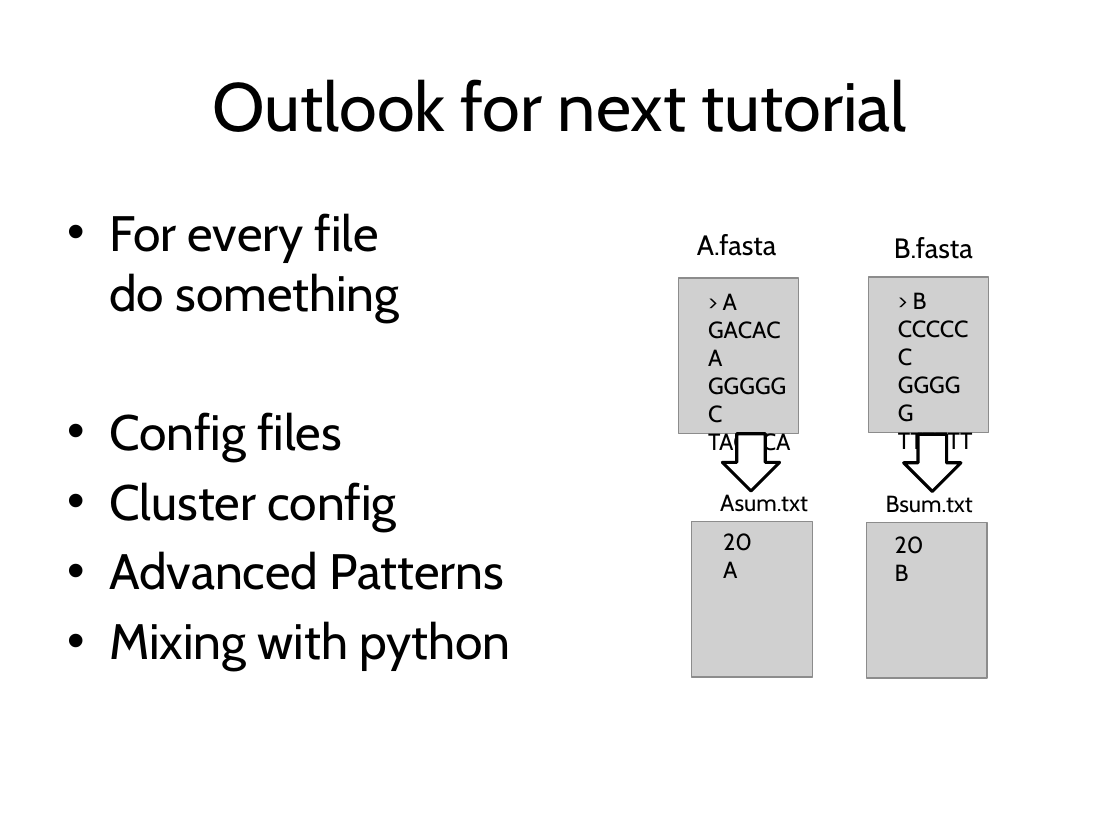
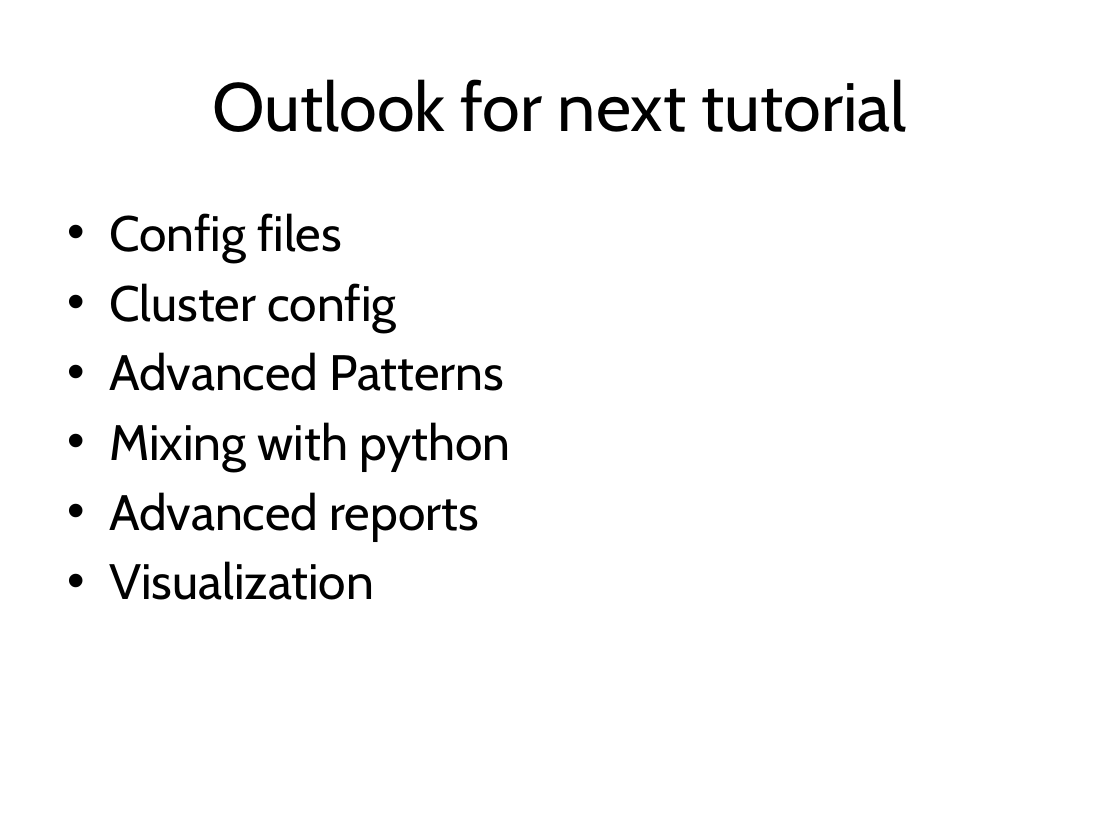
Before and after one commit to tobyhodges/siakemake-tutorial, a slide deck: slide 38 of 01-Snakemake-introduction.pptx (slide 29 before the commit). Drawn at 1120x840 pixels with LibreOffice and Linux fonts; fonts in the diff are those of the drawing; grey boxes stand for pictures; background and template pictures are left out. Boxes give left, top, right and bottom in pixels: in the first picture for what was removed or moved away, otherwise in the second. Text is boxed around its words. In the diff, an @@ line names an element or a change of style, - is before the commit and + after.

```diff
--- a/01-Snakemake-introduction.pptx
+++ b/01-Snakemake-introduction.pptx
@@ text at (109, 213, 399, 321): paragraph removed @@
-• For every file
-  do something
@@ text at (109, 492, 479, 600): paragraphs added @@
+• Advanced reports
+• Visualization
@@ group removed at (679, 234, 988, 679): 8 texts, 4 pictures, 2 right arrows @@
-> A
-GACACA
-GGGGGC
-TACACA
-> B
-CCCCCC
-GGGGG
-TTTTTT
-20 A
-Asum.txt
-A.fasta
-B.fasta
-20 B
-Bsum.txt
```
Also in this commit, not shown: 11 other slides changed, 10 slides added, 1 slide removed.
